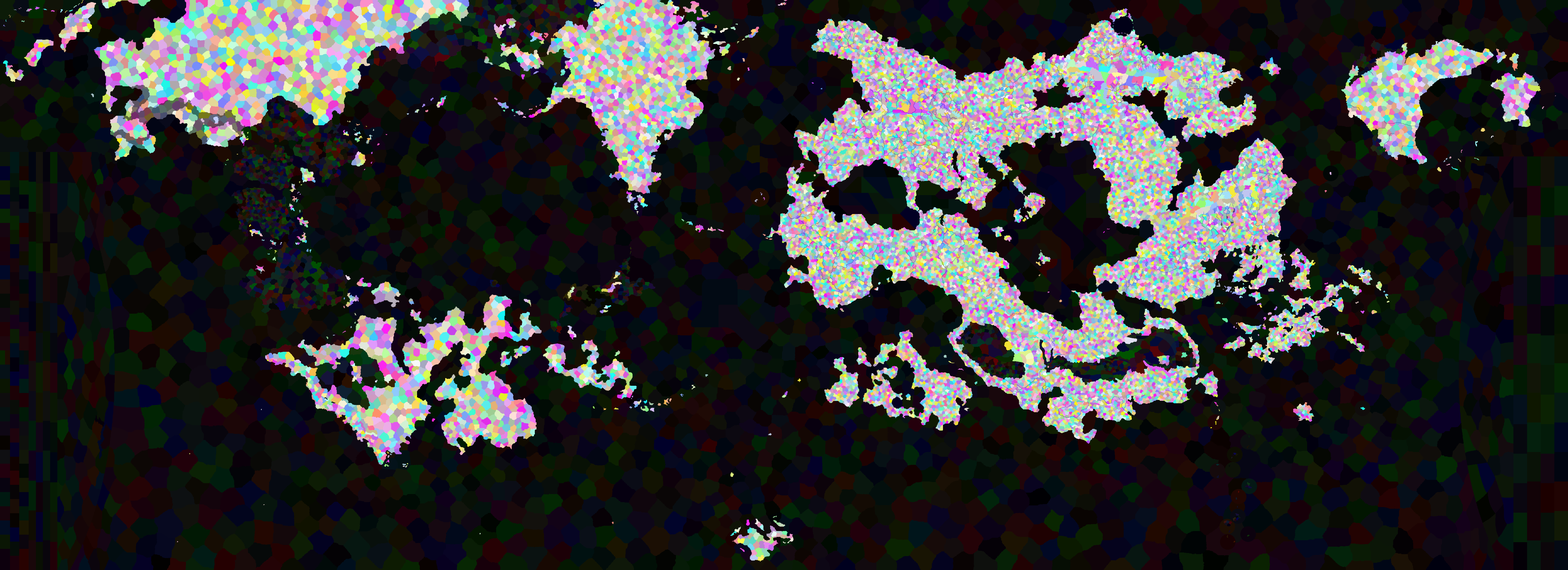
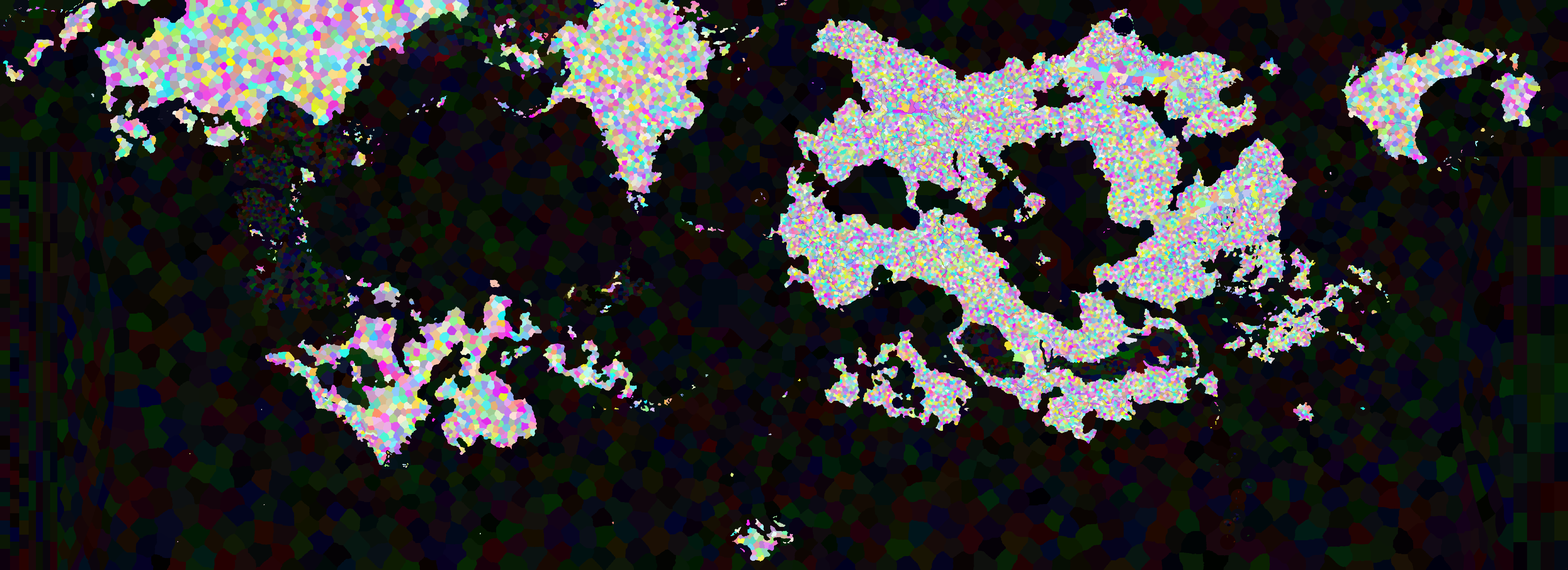
Comparing the layer stacks of the two w=1568, h=570 images. Changes:
painted on "Background" over [3, 0, 1568, 570]
